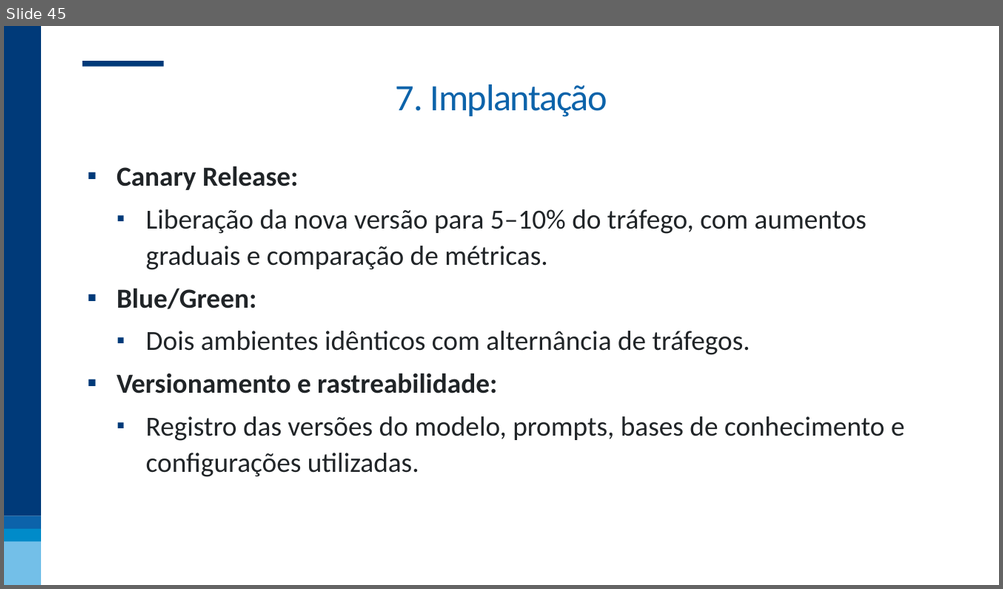
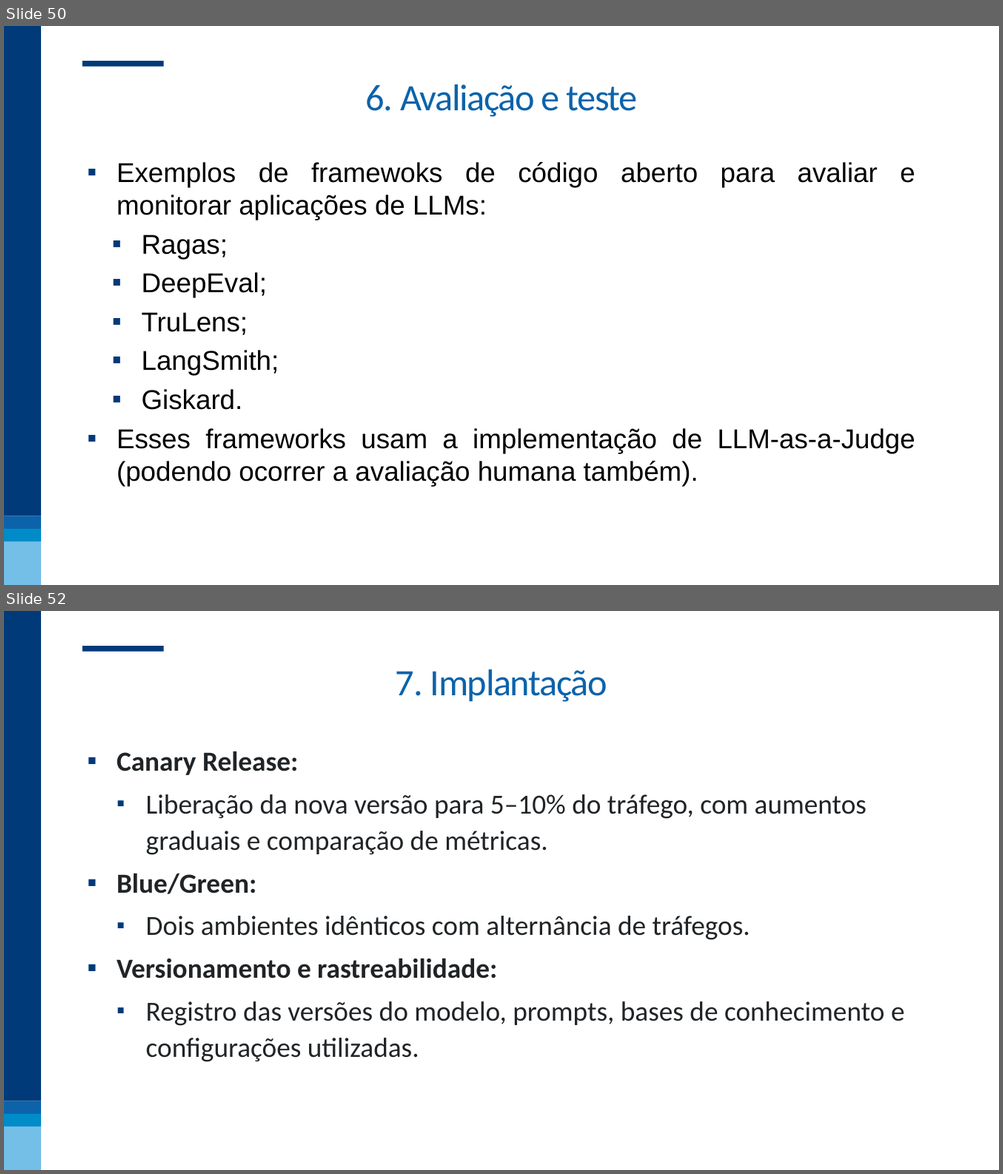
Before and after one commit to nogueira-cavalcante/FGV, a slide deck: MLOps - incorporando soluções aos processos de negócio/apresentações/02 - LLMOps.pptx. Shown one above the other, each under a label of ours: slide 45 before the commit, slides 50 and 52 after it; the slides between them are not shown. The pictures are 1003x589 and 1003x1174 pixels, drawn with LibreOffice and Linux fonts; fonts in the diff are those of the drawing; background and template pictures are left out. Boxes give left, top, right and bottom in pixels: in the first picture for what was removed or moved away, otherwise in the second. Text is boxed around its words. In the diff, an @@ line names an element or a change of style, - is before the commit and + after.

```diff
--- a/MLOps - incorporando soluções aos processos de negócio/apresentações/02 - LLMOps.pptx
+++ b/MLOps - incorporando soluções aos processos de negócio/apresentações/02 - LLMOps.pptx
@@ slide 50 added at [4,26,999,585], background #FFFFFF; not listed: 5 template elements that a slide beside it also shows @@
@@ text added at [365,84,637,117], 54 pt, text #0C63AA @@
+6. Avaliação e teste
@@ text added at [116,162,915,486], 39.4 pt, text #000000 @@
+▪ Exemplos de framewoks de código aberto para avaliar e monitorar aplicações de LLMs:
+  ▪ Ragas;
+  ▪ DeepEval;
+  ▪ TruLens;
+  ▪ LangSmith;
+  ▪ Giskard.
+▪ Esses frameworks usam a implementação de LLM-as-a-Judge (podendo ocorrer a avaliação humana também).
@@ what was slide 45 is now slide 52 @@
```
Also in this commit, not shown: 10 slides changed, 7 other slides added, 1 slide removed, 2 other files.
